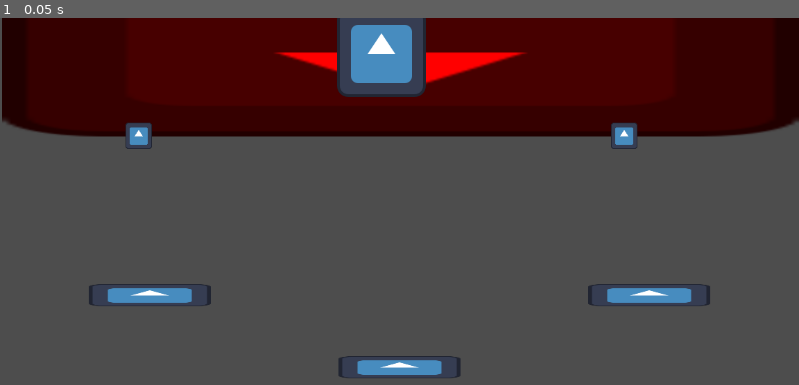
Above: before the commit, frame 1.
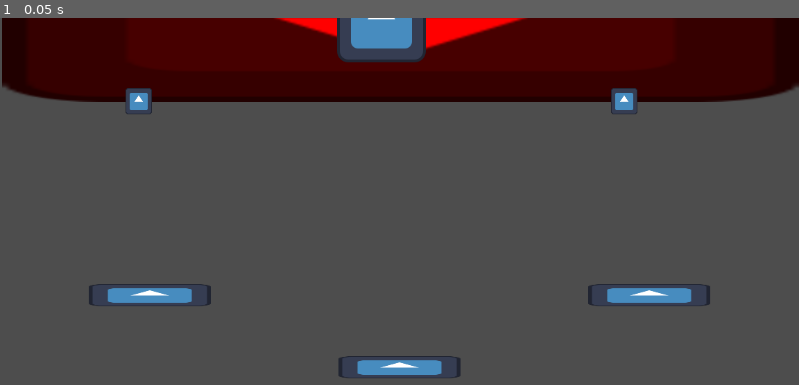
Above: after the commit, the same moment.

Repository: Cyberiada2025-2026/battle-of-pobliz
Game: Godot game, scene res://scenes/debug/battle_arena_graybox.tscn
Two runs of this game, one before a commit and one after it. Both use one fixed random seed, a clock stepped at 60 frames per second and the inputs below. The project has no main scene, so this scene is started directly. The engine's default icon, where the game draws it, is replaced by a stand-in: a white triangle on a blue panel in a dark square.
Inputs:
- Up to frame 1 (0.05 s): no input

The runs differ from the first frame. In frame 1, 14% of the frame differs, in the area x 0-100%, y 0-36%.

Commit message:
dfzgasdff

Diff:
--- a/scenes/debug/battle_arena_graybox.tscn
+++ b/scenes/debug/battle_arena_graybox.tscn
@@ -35,3 +35,4 @@
 position = Vector2(576, 504)
 
 [node name="Boss" parent="." unique_id=113115272 instance=ExtResource("2_neadt")]
+position = Vector2(0, -50)
